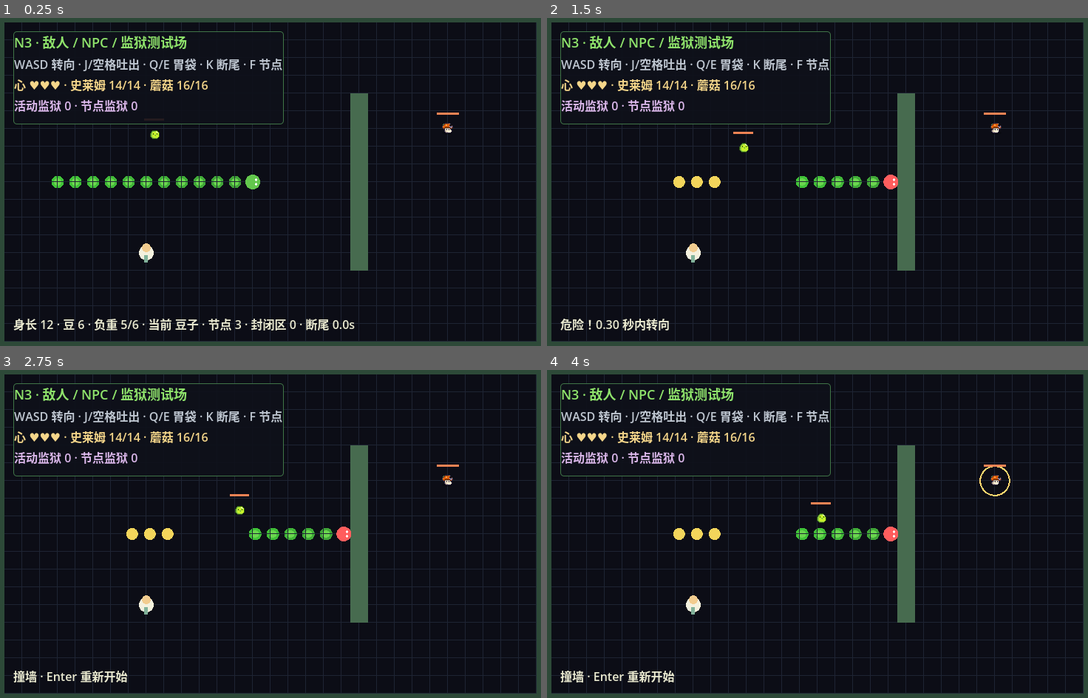
Above: before the commit, frames 1-4 (two rows, left to right).
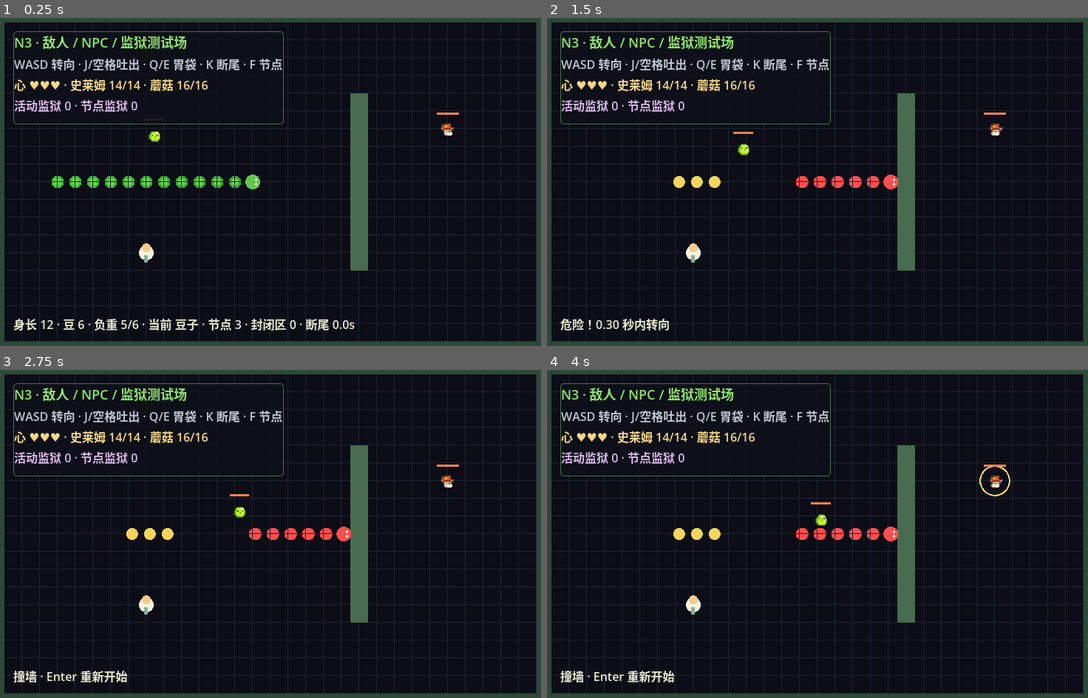
Above: after the commit, the same moments.

Repository: kiangws218/I-SNAKED-GODOT
Game: Godot game, scene res://game/main.tscn
Two runs of this game, one before a commit and one after it. Both use one fixed random seed, a clock stepped at 60 frames per second and the inputs below.
Inputs (mouse positions are in pixels of both pictures, inside the frame that each line leads up to):
- Up to frame 1 (0.25 s): no input
- Up to frame 2 (1.5 s): tap Enter (interact) at 0.5 s; move the mouse to (941, 165) at 0.52 s; hold D (move_right) 0.53-1.25 s; hold K (cut_tail) 0.53-1.25 s; click (941, 165) at 0.67 s; tap Space at 0.77 s; drag from (703, 198) to (996, 129) at 1.27 s
- Up to frame 3 (2.75 s): move the mouse to (324, 455) at 2.02 s; hold D (move_right) from 2.03 s (still down); hold F (place_node) from 2.03 s (still down)
- Up to frame 4 (4 s): release D (move_right) at 2.75 s; release F (place_node) at 2.75 s; drag from (790, 606) to (996, 481) at 2.77 s; move the mouse to (985, 586) at 3.52 s; hold A (move_left) from 3.53 s (still down); hold K (cut_tail) from 3.53 s (still down); tap Space at 3.77 s

The runs differ from the first frame. In frame 1, 0.1% of the frame differs, in the area x 27-85%, y 31-38%; in frame 2, 0.4%; in frame 3, 0.4%, in the area x 43-85%, y 31-52%; in frame 4, 0.4%.

Commit message:
polish N3 combat feedback

Diff:
--- a/game/actors/enemy_actor.tscn
+++ b/game/actors/enemy_actor.tscn
@@ -72,8 +72,10 @@
 
 [node name="Mushroom" type="AnimatedSprite2D" parent="."]
 position = Vector2(0, -10)
+scale = Vector2(1.25, 1.25)
 sprite_frames = SubResource("MushroomFrames")
 
 [node name="Slime" type="AnimatedSprite2D" parent="."]
 position = Vector2(0, -8)
+scale = Vector2(1.25, 1.25)
 sprite_frames = SubResource("SlimeFrames")
--- a/game/player/body_chain.gd
+++ b/game/player/body_chain.gd
@@ -8,6 +8,7 @@
 var path: Array[Vector2] = []
 var segments: Array[Vector2] = []
 var occupied_cells: Dictionary[Vector2i, bool] = {}
+var feedback_color := Color.TRANSPARENT
 
 
 func _ready() -> void:
@@ -124,5 +125,7 @@
 		return
 	for index in range(segments.size() - 1, 0, -1):
 		var fade := float(index) / float(maxi(1, segments.size() - 1))
-		draw_circle(segments[index], 8.5, Color(0.25, 0.62 + fade * 0.15, 0.22))
-		draw_circle(segments[index], 5.0, Color(0.42, 0.84, 0.31))
+		var outer := feedback_color if feedback_color.a > 0.0 else Color(0.25, 0.62 + fade * 0.15, 0.22)
+		var inner := feedback_color if feedback_color.a > 0.0 else Color(0.42, 0.84, 0.31)
+		draw_circle(segments[index], 8.5, outer)
+		draw_circle(segments[index], 5.0, inner)
--- a/game/player/snake_player.gd
+++ b/game/player/snake_player.gd
@@ -5,6 +5,7 @@
 signal danger_changed(active: bool, seconds_left: float)
 signal resources_changed
 signal health_changed(current: int, maximum: int)
+signal damaged(reason: StringName)
 signal actor_released(payload: Dictionary, at_position: Vector2)
 signal actor_interacted(payload: Dictionary)
 
@@ -16,6 +17,8 @@
 const SPIT_SPEED_RESPONSE := 28.0
 const CUT_COOLDOWN := 10.0
 const NODE_EXEMPTION_RADIUS := 1.15 * TILE_SIZE
+const HIT_FLASH_SECONDS := 0.12
+const DANGER_FLASH_PERIOD := 0.16
 const PROJECTILE_SCENE := preload("res://game/projectiles/bean_projectile.tscn")
 const RING_NODE_SCENE := preload("res://game/nodes/ring_node.tscn")
 
@@ -52,6 +55,8 @@
 var max_hearts := 3
 var hearts := 3
 var invulnerability_left := 0.0
+var hit_flash_left := 0.0
+var feedback_color := Color.TRANSPARENT
 
 
 func _ready() -> void:
@@ -60,6 +65,8 @@
 
 func _physics_process(delta: float) -> void:
 	invulnerability_left = maxf(0.0, invulnerability_left - delta)
+	hit_flash_left = maxf(0.0, hit_flash_left - delta)
+	_update_visual_feedback()
 	shot_cooldown_left = maxf(0.0, shot_cooldown_left - delta)
 	cut_cooldown_left = maxf(0.0, cut_cooldown_left - delta)
 	if is_dead:
@@ -132,8 +139,11 @@
 	_last_sampled_input = Vector2.ZERO
 	hearts = max_hearts
 	invulnerability_left = 0.0
+	hit_flash_left = 0.0
+	feedback_color = Color.TRANSPARENT
 	if is_node_ready():
 		body_chain.reset(global_position, direction)
+		body_chain.feedback_color = feedback_color
 	queue_redraw()
 	resources_changed.emit()
 	health_changed.emit(hearts, max_hearts)
@@ -343,9 +353,12 @@
 		return false
 	hearts = maxi(0, hearts - amount)
 	invulnerability_left = 1.0
+	hit_flash_left = HIT_FLASH_SECONDS
+	_update_visual_feedback()
 	if play_sfx:
 		hurt_audio.play()
 	health_changed.emit(hearts, max_hearts)
+	damaged.emit(reason)
 	queue_redraw()
 	if hearts == 0:
 		_die(String(reason))
@@ -411,14 +424,14 @@
 	danger_kind = kind
 	danger_seconds_left = rescue_seconds
 	danger_changed.emit(true, danger_seconds_left)
-	queue_redraw()
+	_update_visual_feedback()
 
 
 func _clear_danger() -> void:
 	danger_kind = ""
 	danger_seconds_left = 0.0
 	danger_changed.emit(false, 0.0)
-	queue_redraw()
+	_update_visual_feedback()
 
 
 func _die(kind: String) -> void:
@@ -428,8 +441,22 @@
 	queue_redraw()
 
 
+func _update_visual_feedback() -> void:
+	feedback_color = Color.TRANSPARENT
+	if not danger_kind.is_empty():
+		var elapsed := rescue_seconds - danger_seconds_left
+		if fmod(elapsed, DANGER_FLASH_PERIOD) < DANGER_FLASH_PERIOD * 0.5:
+			feedback_color = Color("ff4f4f")
+	elif hit_flash_left > 0.0:
+		feedback_color = Color.WHITE
+	if is_node_ready():
+		body_chain.feedback_color = feedback_color
+		body_chain.queue_redraw()
+	queue_redraw()
+
+
 func _draw() -> void:
-	var head_color := Color("ff5d5d") if is_dead or not danger_kind.is_empty() or invulnerability_left > 0.0 else Color("63c74d")
+	var head_color := feedback_color if feedback_color.a > 0.0 else Color("ff5d5d") if is_dead else Color("63c74d")
 	draw_circle(Vector2.ZERO, 10.0, head_color)
 	draw_circle(direction * 4.5 + direction.rotated(-PI * 0.5) * 3.0, 1.7, Color.WHITE)
 	draw_circle(direction * 4.5 + direction.rotated(PI * 0.5) * 3.0, 1.7, Color.WHITE)
--- a/game/projectiles/enemy_projectile.gd
+++ b/game/projectiles/enemy_projectile.gd
@@ -54,5 +54,5 @@
 
 
 func _draw() -> void:
-	draw_circle(Vector2.ZERO, 6.0, Color("b55088"))
-	draw_line(-flight_direction * 7.0, flight_direction * 7.0, Color("ffd3e8"), 2.0)
+	draw_circle(Vector2.ZERO, 7.5, Color("b55088"))
+	draw_line(-flight_direction * 8.5, flight_direction * 8.5, Color("ffd3e8"), 2.0)
--- a/game/projectiles/enemy_projectile.tscn
+++ b/game/projectiles/enemy_projectile.tscn
@@ -3,7 +3,7 @@
 [ext_resource type="Script" path="res://game/projectiles/enemy_projectile.gd" id="1_projectile"]
 
 [sub_resource type="CircleShape2D" id="ProjectileShape"]
-radius = 5.0
+radius = 7.0
 
 [node name="EnemyProjectile" type="CharacterBody2D"]
 z_index = 2
--- a/game/test_arena.gd
+++ b/game/test_arena.gd
@@ -11,6 +11,7 @@
 @onready var prison_controller: PrisonController = $PrisonController
 @onready var interact_audio: AudioStreamPlayer = $InteractAudio
 @onready var prison_audio: AudioStreamPlayer = $PrisonAudio
+@onready var camera: Camera2D = $Camera2D
 
 var enclosure_count := 0
 var node_prison_count := 0
@@ -21,6 +22,7 @@
 func _ready() -> void:
 	player.died.connect(_on_player_died)
 	player.health_changed.connect(_on_player_health_changed)
+	player.damaged.connect(_on_player_damaged)
 	slime.setup(player)
 	mushroom.setup(player)
 	keti.setup(player)
@@ -115,6 +117,16 @@
 	_update_hud()
 
 
+func _on_player_damaged(reason: StringName) -> void:
+	if reason != &"enemy_contact":
+		return
+	camera.offset = Vector2(3.0, -2.0)
+	var shake := create_tween()
+	shake.tween_property(camera, "offset", Vector2(-2.0, 1.0), 0.04)
+	shake.tween_property(camera, "offset", Vector2(1.0, -1.0), 0.04)
+	shake.tween_property(camera, "offset", Vector2.ZERO, 0.04)
+
+
 func _update_hud() -> void:
 	var hearts := "♥".repeat(player.hearts) + "♡".repeat(maxi(0, player.max_hearts - player.hearts))
 	combat_label.text = "心 %s · 史莱姆 %s · 蘑菇 %s" % [hearts, _enemy_hp(slime), _enemy_hp(mushroom)]
--- a/game/test_arena.tscn
+++ b/game/test_arena.tscn
@@ -31,6 +31,9 @@
 
 [node name="TestArena" type="Node2D"]
 script = ExtResource("1_arena")
+
+[node name="Camera2D" type="Camera2D" parent="."]
+position = Vector2(384, 240)
 
 [node name="Walls" type="StaticBody2D" parent="."]
 collision_layer = 1
--- a/tests/capture_visual.gd
+++ b/tests/capture_visual.gd
@@ -25,6 +25,10 @@
 	mushroom.queue_redraw()
 	keti.global_position = Vector2(384, 216)
 	player.reset_at(Vector2(372, 336), Vector2.RIGHT)
+	var enemy_shot: EnemyProjectile = load("res://game/projectiles/enemy_projectile.tscn").instantiate()
+	arena.add_child(enemy_shot)
+	enemy_shot.launch(Vector2(564, 240), Vector2.LEFT, 2.0, player, mushroom)
+	enemy_shot.set_physics_process(false)
 	for index in range(12):
 		await process_frame
 	await RenderingServer.frame_post_draw
--- a/tests/run_tests.gd
+++ b/tests/run_tests.gd
@@ -513,6 +513,12 @@
 	check(is_equal_approx(PrisonController.PLAIN_BURST, 10.0) and is_equal_approx(PrisonController.PLAIN_DPS, 10.0), "普通监狱 10 burst/10 DPS")
 	check(is_equal_approx(PrisonController.NODE_BURST, 15.0) and is_equal_approx(PrisonController.NODE_DPS, 30.0), "节点监狱 15 burst/30 DPS")
 	check(is_equal_approx(NpcActor.ENTER_RADIUS, 0.85 * NpcActor.TILE_SIZE) and is_equal_approx(NpcActor.RESET_RADIUS, 1.25 * NpcActor.TILE_SIZE), "NPC 接触迟滞半径")
+	var enemy_visual: EnemyActor = load("res://game/actors/enemy_actor.tscn").instantiate()
+	check(enemy_visual.get_node("Slime").scale.is_equal_approx(Vector2(1.25, 1.25)), "敌人美术放大到蛇身量级")
+	enemy_visual.free()
+	var enemy_shot: EnemyProjectile = load("res://game/projectiles/enemy_projectile.tscn").instantiate()
+	check(is_equal_approx(enemy_shot.get_node("CollisionShape2D").shape.radius, 7.0), "敌弹碰撞尺寸与豆子相同")
+	enemy_shot.free()
 
 
 func _test_n3_real_paths() -> void:
@@ -534,6 +540,17 @@
 	player.invulnerability_left = 0.0
 	check(player.heal(1) == 1 and player.hearts == 3, "治疗回复 1 心")
 	check(player.heal(1) == 0 and player.hearts == 3, "治疗不超过最大生命")
+	check(player.feedback_color == Color.WHITE and player.body_chain.feedback_color == Color.WHITE, "受伤时整条蛇同步闪白")
+	player.hit_flash_left = 0.0
+	player._enter_danger("wall")
+	check(player.feedback_color == Color("ff4f4f") and player.body_chain.feedback_color == Color("ff4f4f"), "救援窗整条蛇红色闪动")
+	player.danger_seconds_left = player.rescue_seconds - 0.1
+	player._update_visual_feedback()
+	check(player.feedback_color.a == 0.0, "救援窗红色脉冲包含熄灭相位")
+	player._clear_danger()
+	player.invulnerability_left = 0.0
+	check(player.take_damage(1, &"enemy_contact"), "怪物接触触发受伤反馈")
+	check(not arena.get_node("Camera2D").offset.is_zero_approx(), "怪物接触触发轻微镜头震动")
 
 	var slime: EnemyActor = arena.get_node("Slime")
 	slime.global_position = Vector2(100, 360)
Not shown, changed: N3_REVIEW.md
